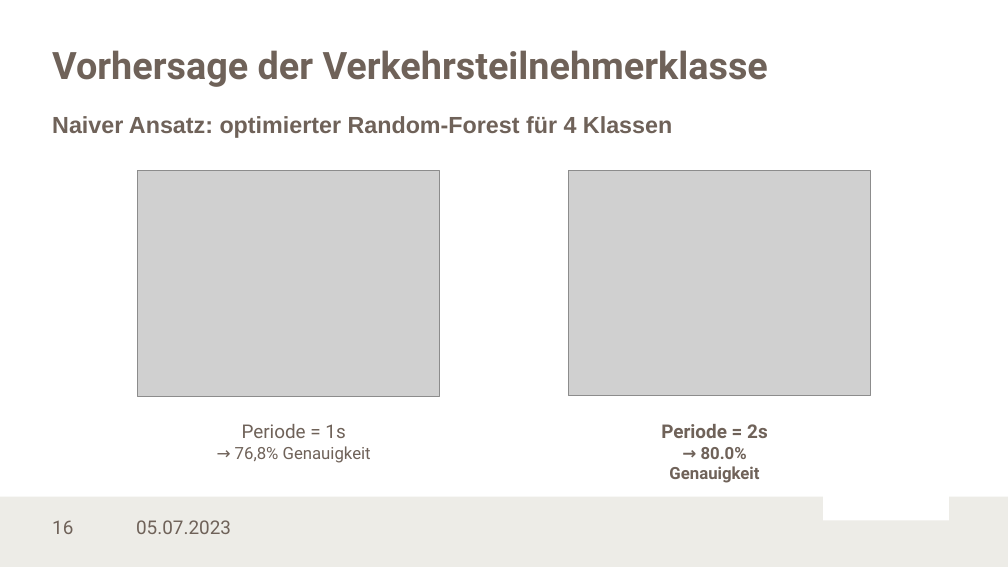
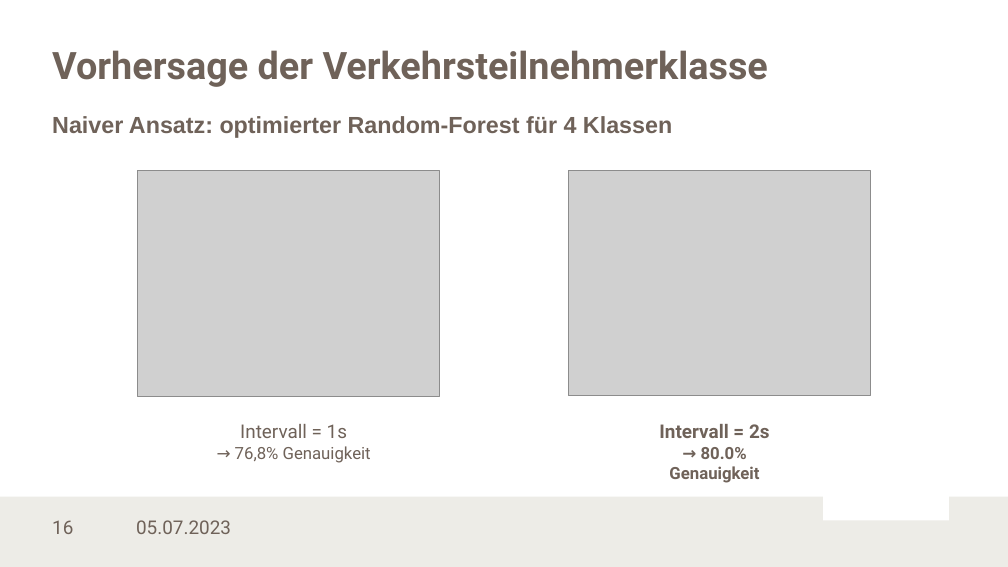
Before and after one commit to LennartKoepper/Bachelor-Thesis, a slide deck: slide 16 of Seminar/Bachelorseminar_02-07-2023.pptx. Drawn at 1008x567 pixels with LibreOffice and Linux fonts; fonts in the diff are those of the drawing; grey boxes stand for pictures; background and template pictures are left out. Boxes give left, top, right and bottom in pixels: in the first picture for what was removed or moved away, otherwise in the second. Text is boxed around its words. In the diff, an @@ line names an element or a change of style, - is before the commit and + after.

```diff
--- a/Seminar/Bachelorseminar_02-07-2023.pptx
+++ b/Seminar/Bachelorseminar_02-07-2023.pptx
@@ text at [240,424,347,438]: text changed @@
-Periode = 1s
+Intervall = 1s
@@ text at [659,424,770,438]: text changed @@
-Periode = 2s
+Intervall = 2s
```
Also in this commit, not shown: 8 other slides changed.
